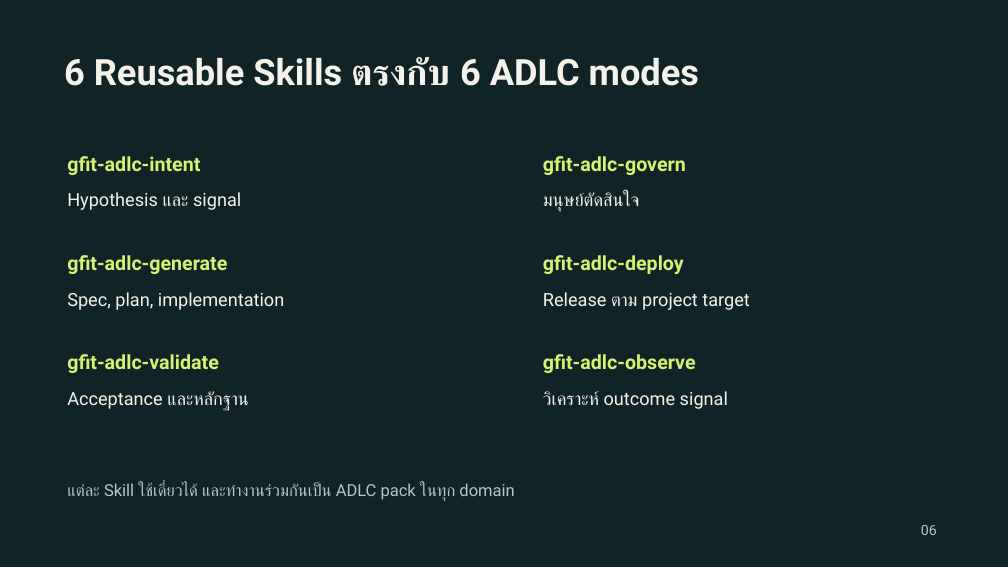
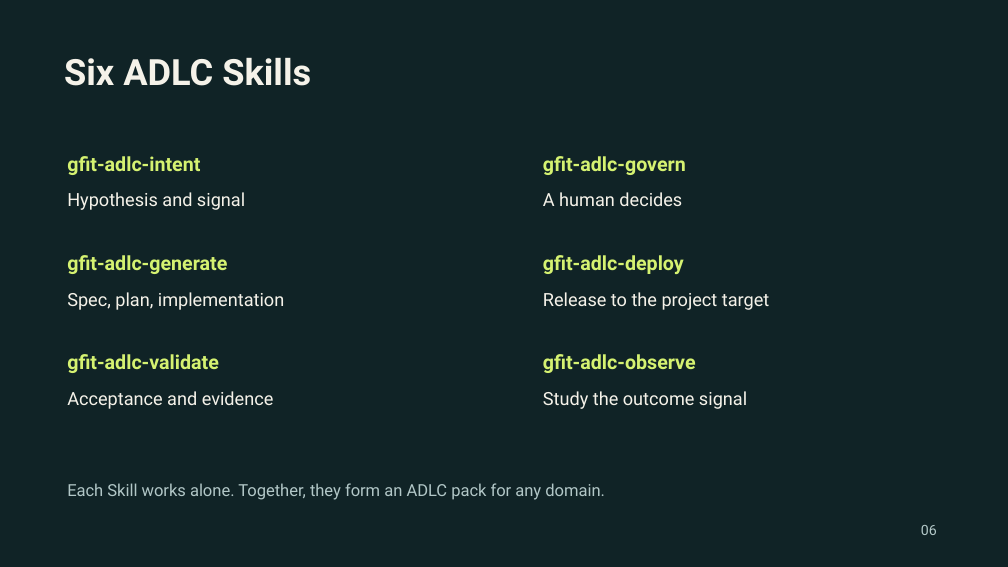
Before and after one commit to sdanutha/ADLC-in-Action, a slide deck: slide 6 of ADLC-in-Action.pptx. Drawn at 1008x567 pixels with LibreOffice and Linux fonts; fonts in the diff are those of the drawing. Boxes give left, top, right and bottom in pixels: in the first picture for what was removed or moved away, otherwise in the second. Text is boxed around its words. In the diff, an @@ line names an element or a change of style, - is before the commit and + after.

```diff
--- a/ADLC-in-Action.pptx
+++ b/ADLC-in-Action.pptx
@@ text at box(64, 57, 311, 86): text changed @@
-6 Reusable Skills ตรงกับ 6 ADLC modes
+Six ADLC Skills
@@ text at box(67, 192, 245, 210): text changed @@
-Hypothesis และ signal
+Hypothesis and signal
@@ text at box(543, 192, 682, 206): text changed @@
-มนุษย์ตัดสินใจ
+A human decides
@@ text at box(543, 292, 769, 310): text changed @@
-Release ตาม project target
+Release to the project target
@@ text at box(67, 391, 274, 409): text changed @@
-Acceptance และหลักฐาน
+Acceptance and evidence
@@ text at box(543, 391, 747, 409): text changed @@
-วิเคราะห์ outcome signal
+Study the outcome signal
@@ text at box(67, 483, 605, 500): text changed @@
-แต่ละ Skill ใช้เดี่ยวได้ และทำงานร่วมกันเป็น ADLC pack ในทุก domain
+Each Skill works alone. Together, they form an ADLC pack for any domain.
```
Also in this commit, not shown: 9 other slides changed, 8 slides added, 8 slides removed, 1 other file.
